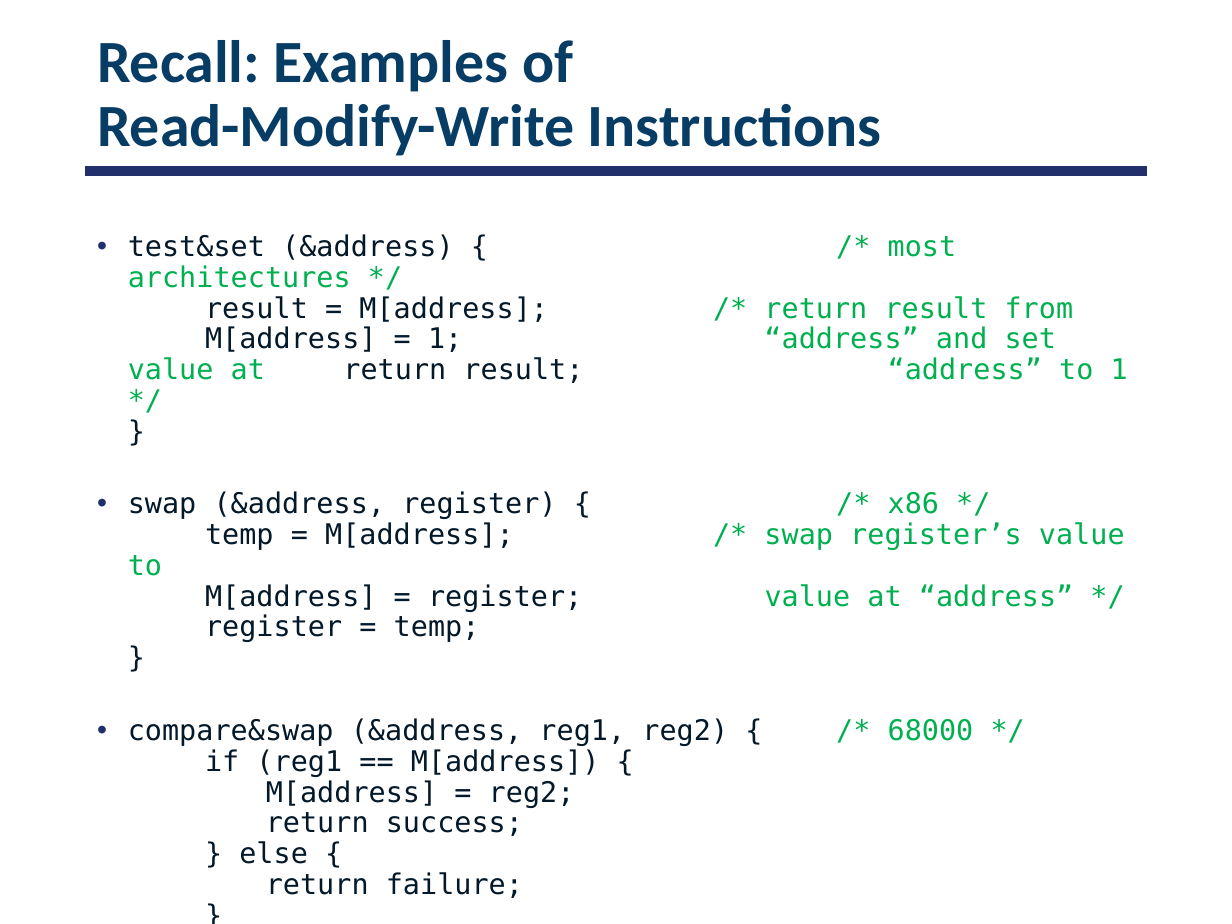
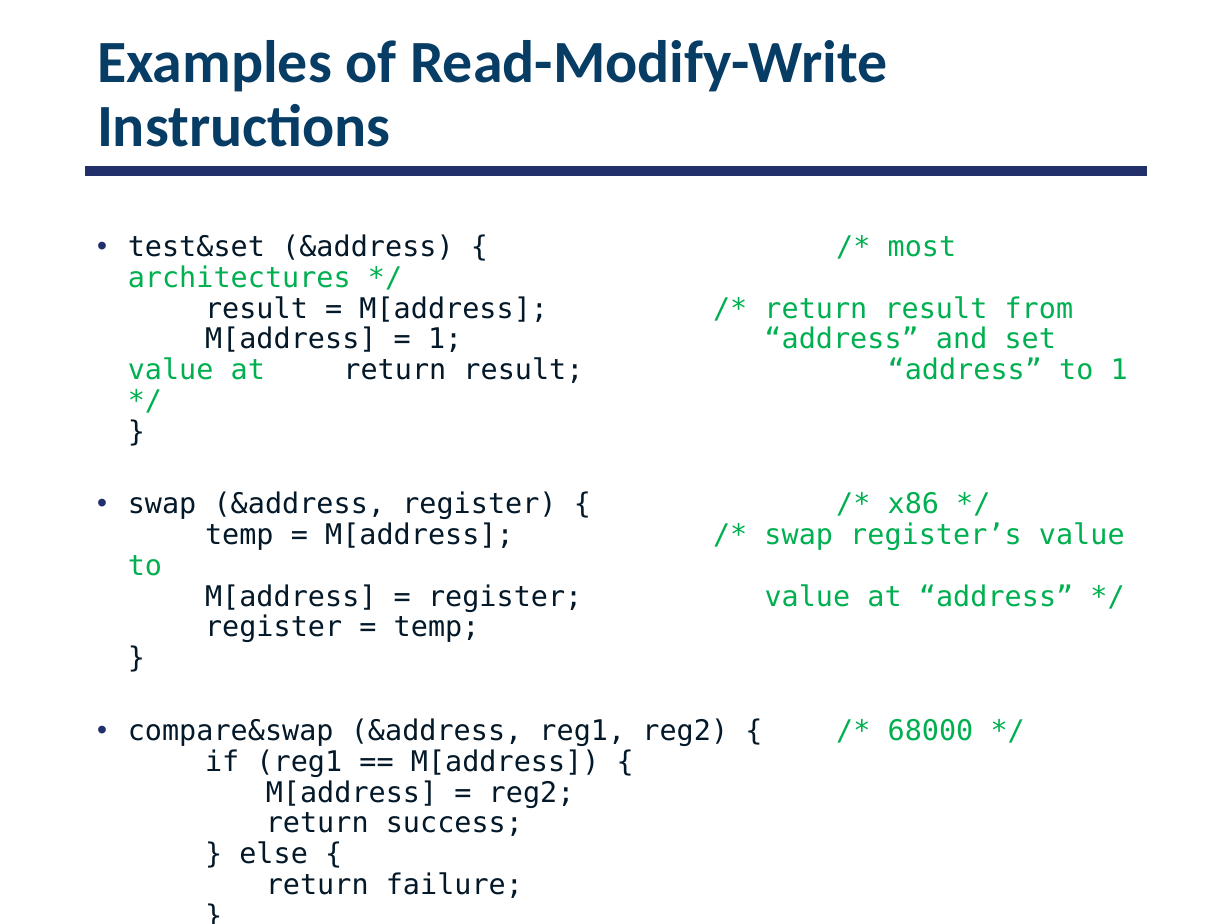
Before and after one commit to smajidzahedi/ECE350, a slide deck: slide 41 of Lectures/03-multithreaded.pptx (slide 32 before the commit). Drawn at 1232x924 pixels with LibreOffice and Linux fonts; fonts in the diff are those of the drawing. Boxes give left, top, right and bottom in pixels: in the first picture for what was removed or moved away, otherwise in the second. Text is boxed around its words. In the diff, an @@ line names an element or a change of style, - is before the commit and + after.

```diff
--- a/Lectures/03-multithreaded.pptx
+++ b/Lectures/03-multithreaded.pptx
@@ title at bbox=[97, 40, 887, 147]: text changed @@
-Recall: Examples of
-Read-Modify-Write Instructions
+Examples of Read-Modify-Write Instructions
```
Also in this commit, not shown: 14 other slides changed, 8 slides added, 1 other file.
